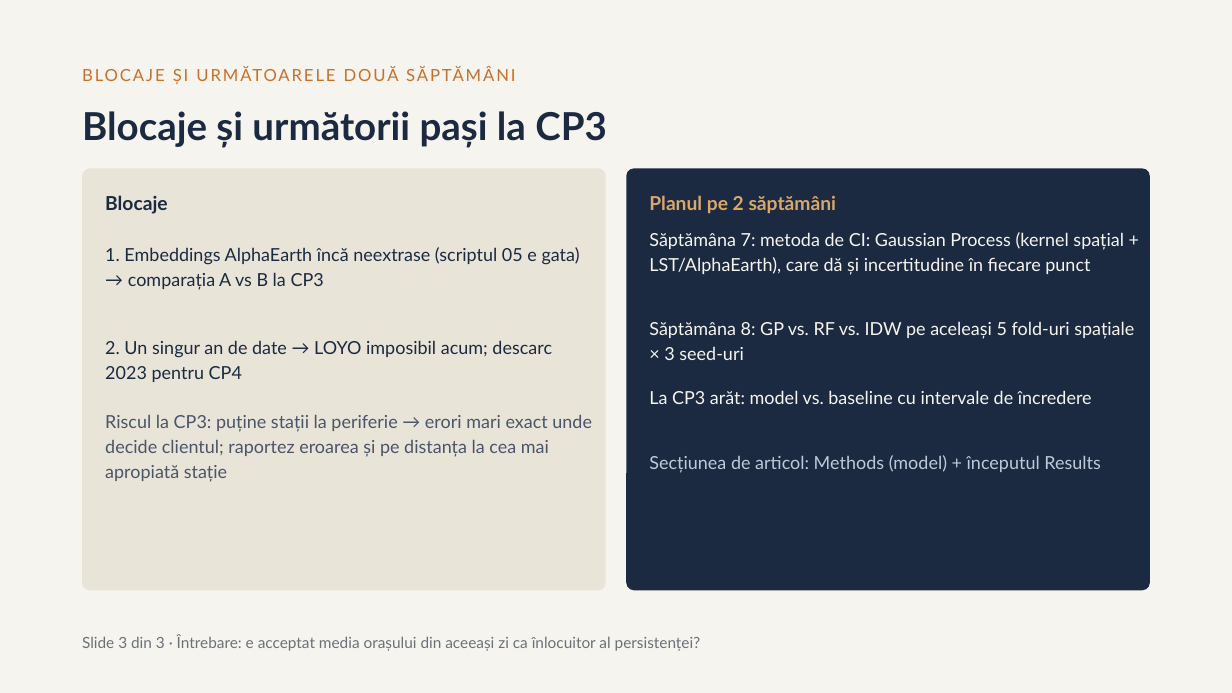
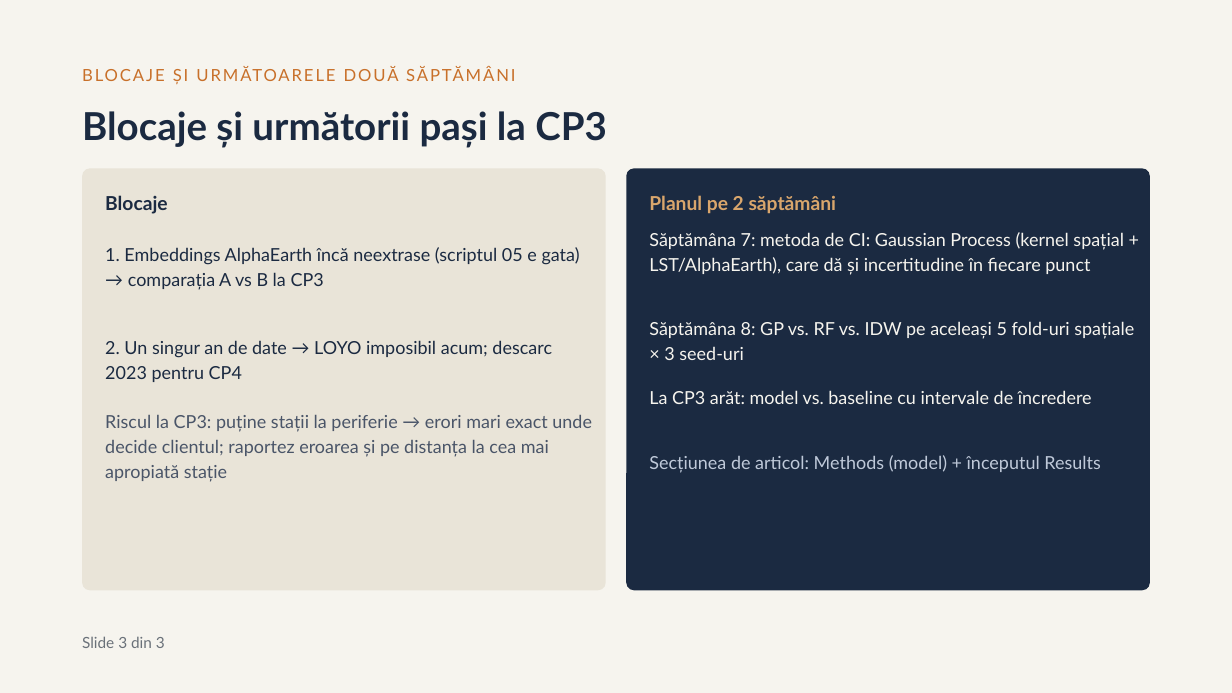
Before and after one commit to alinpopescu2002/IC3_U7, a slide deck: slide 3 of CP2_U7.pptx. Drawn at 1232x693 pixels with LibreOffice and Linux fonts; fonts in the diff are those of the drawing. Boxes give left, top, right and bottom in pixels: in the first picture for what was removed or moved away, otherwise in the second. Text is boxed around its words. In the diff, an @@ line names an element or a change of style, - is before the commit and + after.

```diff
--- a/CP2_U7.pptx
+++ b/CP2_U7.pptx
@@ text at box(82, 636, 165, 648): text changed @@
-Slide 3 din 3 · Întrebare: e acceptat media orașului din aceeași zi ca înlocuitor al persistenței?
+Slide 3 din 3
```
